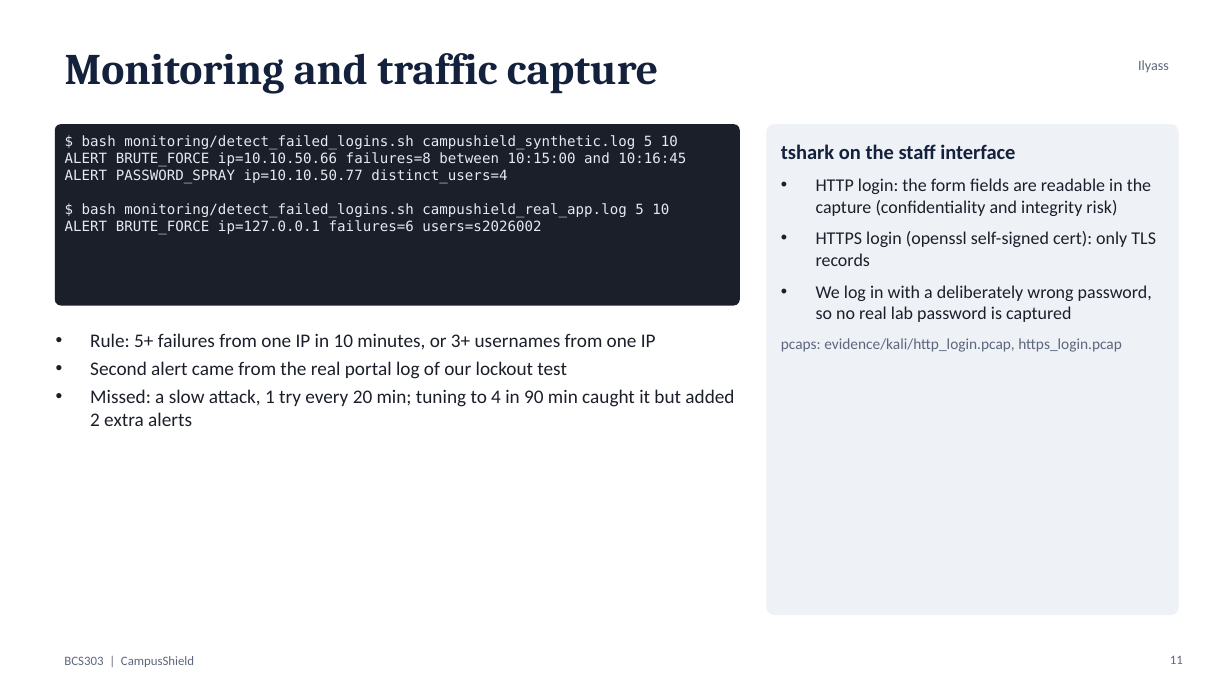
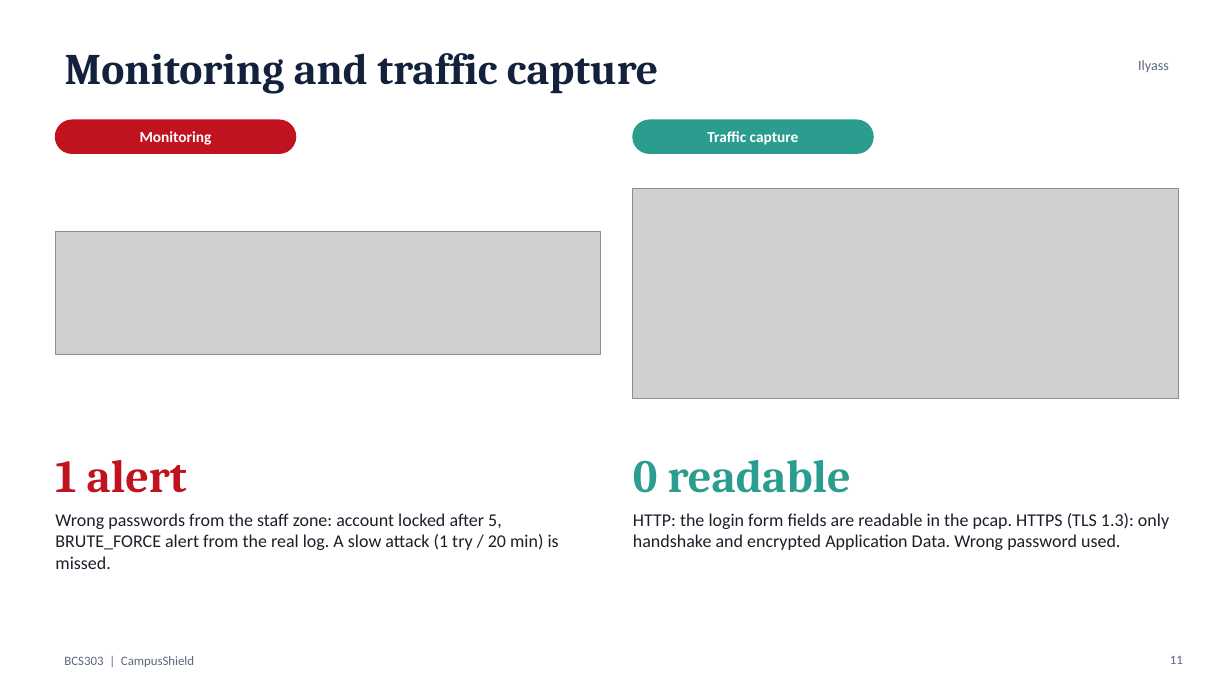
Before and after one commit to zuhairhalawa/BCS303-CampusShield, a slide deck: slide 11 of presentation/CampusShield_Presentation.pptx. Drawn at 1232x693 pixels with LibreOffice and Linux fonts; fonts in the diff are those of the drawing; grey boxes stand for pictures. Boxes give left, top, right and bottom in pixels: in the first picture for what was removed or moved away, otherwise in the second. Text is boxed around its words. In the diff, an @@ line names an element or a change of style, - is before the commit and + after.

Commit message:
Update report and slides with the real Kali results
Report: lab environment and isolation (internal Docker network, VM settings), real
attack-surface table, Nmap before/after comparison, permission and firewall findings,
TLS 1.3 vs readable HTTP capture, Kali monitoring alert, scorecard and conclusion.
No PENDING sections remain (41 pages). Slides 5, 10 and 11 show the Kali output with
large-font renders; diagrams no longer describe a VM run. Checklist and handover updated.

```diff
--- a/presentation/CampusShield_Presentation.pptx
+++ b/presentation/CampusShield_Presentation.pptx
@@ rounded rectangle: place and size @@
-rounded rectangle at (55,125,739,305)
+rounded rectangle at (55,120,296,153)
@@ rounded rectangle at (55,120,296,153): fill #1B1F2A to #C1121F; outline #1B1F2A 1 pt to #C1121F 1 pt; proportions changed @@
@@ text removed at (65,135,686,234) @@
-$ bash monitoring/detect_failed_logins.sh campushield_synthetic.log 5 10
-ALERT BRUTE_FORCE ip=10.10.50.66 failures=8 between 10:15:00 and 10:16:45
-ALERT PASSWORD_SPRAY ip=10.10.50.77 distinct_users=4
-$ bash monitoring/detect_failed_logins.sh campushield_real_app.log 5 10
-ALERT BRUTE_FORCE ip=127.0.0.1 failures=6 users=s2026002
@@ text added at (140,131,212,145), 12 pt, text #FFFFFF, bold @@
+Monitoring
@@ rounded rectangle added at (633,120,873,153), fill #2A9D8F, outline #2A9D8F 1 pt @@
@@ text added at (707,131,799,145), 12 pt, text #FFFFFF, bold @@
+Traffic capture
@@ rounded rectangle removed at (767,125,1178,615) @@
@@ picture added at (633,189,1178,398) @@
@@ picture added at (55,232,601,355) @@
@@ text removed at (90,333,734,426) @@
-• Rule: 5+ failures from one IP in 10 minutes, or 3+ usernames from one IP
-• Second alert came from the real portal log of our lockout test
-• Missed: a slow attack, 1 try every 20 min; tuning to 4 in 90 min caught it but added 2 extra alerts
@@ text added at (55,460,187,493), 36 pt, text #C1121F, bold @@
+1 alert
@@ text added at (633,460,851,493), 36 pt, text #2A9D8F, bold @@
+0 readable
@@ text at (55,513,559,569): text changed @@
-tshark on the staff interface
-• HTTP login: the form fields are readable in the capture (confidentiality and integrity risk)
-• HTTPS login (openssl self-signed cert): only TLS records
-• We log in with a deliberately wrong password, so no real lab password is captured
-pcaps: evidence/kali/http_login.pcap, https_login.pcap
+Wrong passwords from the staff zone: account locked after 5, BRUTE_FORCE alert from the real log. A slow attack (1 try / 20 min) is missed.
@@ text added at (633,513,1169,550), 14 pt, text #1B1F2A @@
+HTTP: the login form fields are readable in the pcap. HTTPS (TLS 1.3): only handshake and encrypted Application Data. Wrong password used.
```
Also in this commit, not shown: 1 other slide changed, 2 slides added, 2 slides removed, 20 other files.
